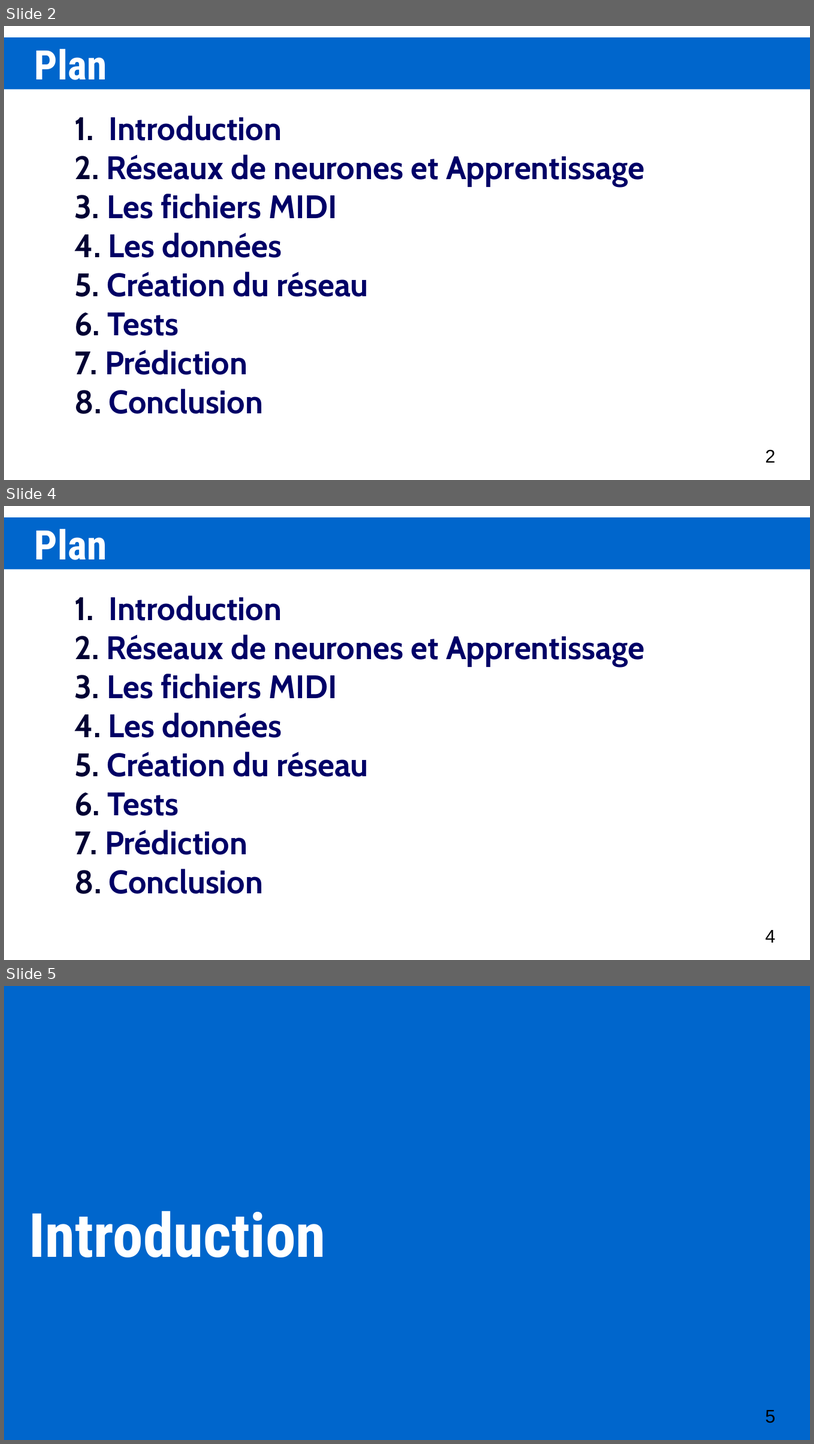
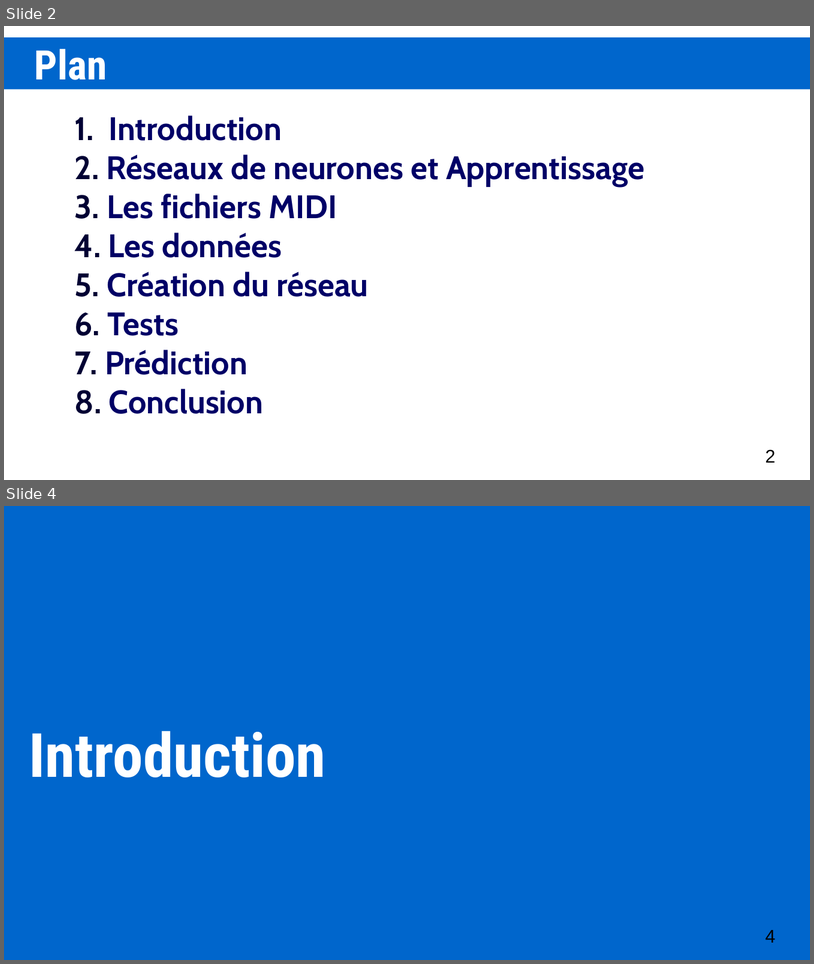
Before and after one commit to XgLsuLzRMy/Composition-Musicale-par-Reseau-de-Neurones, a slide deck: projet.odp. Shown one above the other, each under a label of ours: slides 2, 4 and 5 before the commit, slides 2 and 4 after it; the slides between them are not shown. The pictures are 814x1444 and 814x964 pixels, drawn with LibreOffice and Linux fonts; fonts in the diff are those of the drawing. Boxes give left, top, right and bottom in pixels: in the first picture for what was removed or moved away, otherwise in the second. Text is boxed around its words. In the diff, an @@ line names an element or a change of style, - is before the commit and + after.

```diff
--- a/projet.odp
+++ b/projet.odp
@@ slide 4 removed at bbox=[4, 506, 810, 960], background #FFFFFF @@
@@ rectangle removed at bbox=[4, 518, 810, 570] @@
@@ title removed at bbox=[35, 529, 107, 570] @@
-Plan
@@ text removed at bbox=[105, 595, 645, 894] @@
-1. Introduction
-2. Réseaux de neurones et Apprentissage
-3. Les fichiers MIDI
-4. Les données
-5. Création du réseau
-6. Tests
-7. Prédiction
-8. Conclusion
@@ page number removed at bbox=[765, 930, 776, 942] @@
-4
@@ what was slide 5 is now slide 4 @@
@@ page number at bbox=[765, 930, 776, 942]: text changed @@
-5
+4
```
Also in this commit, not shown: 7 slides changed, 1 slide added, 1 other file.
